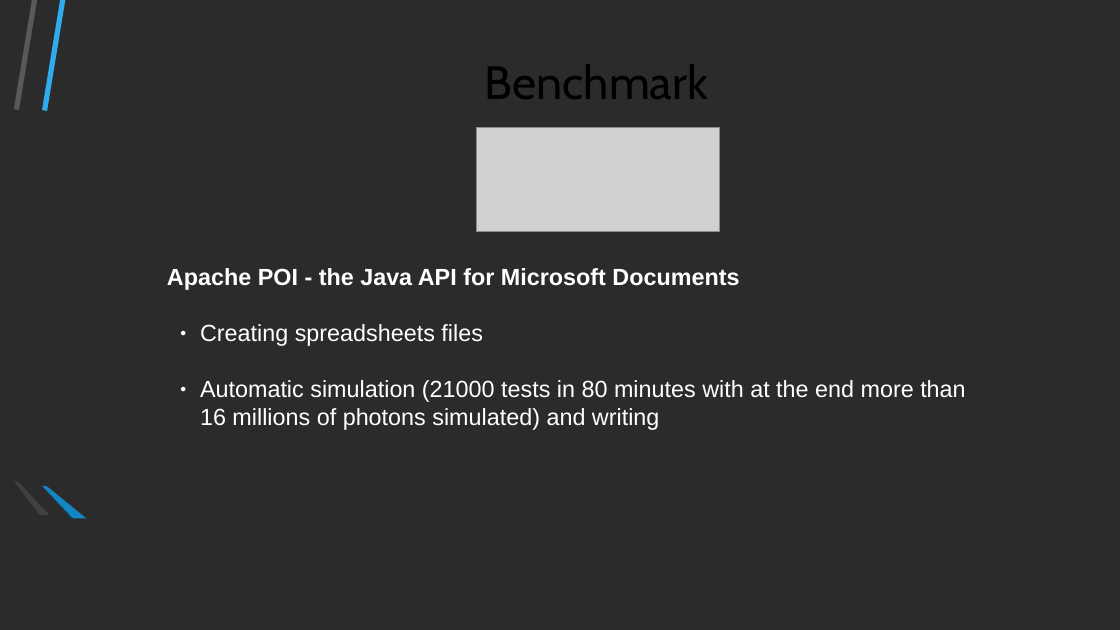
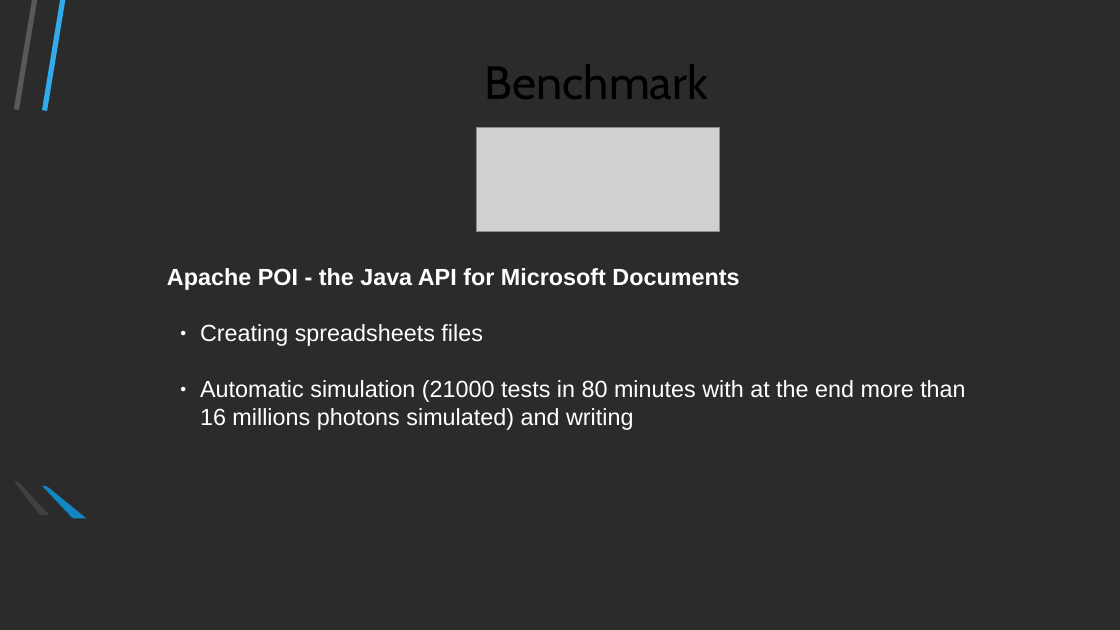
Before and after one commit to ArnaudGallardo/BB84, a slide deck: slide 7 of presentation/aboutTheCode.odp. Drawn at 1120x630 pixels with LibreOffice and Linux fonts; fonts in the diff are those of the drawing; grey boxes stand for pictures; background and template pictures are left out; a plain dark background stands for a picture behind light text. Boxes give left, top, right and bottom in pixels: in the first picture for what was removed or moved away, otherwise in the second. Text is boxed around its words. In the diff, an @@ line names an element or a change of style, - is before the commit and + after.

```diff
--- a/presentation/aboutTheCode.odp
+++ b/presentation/aboutTheCode.odp
@@ text at (200, 380, 965, 430): text changed @@
-● Automatic simulation (21000 tests in 80 minutes with at the end more than 16 millions of photons simulated) and writing
+● Automatic simulation (21000 tests in 80 minutes with at the end more than 16 millions photons simulated) and writing
```
Also in this commit, not shown: 2 other slides changed, 1 other file.
